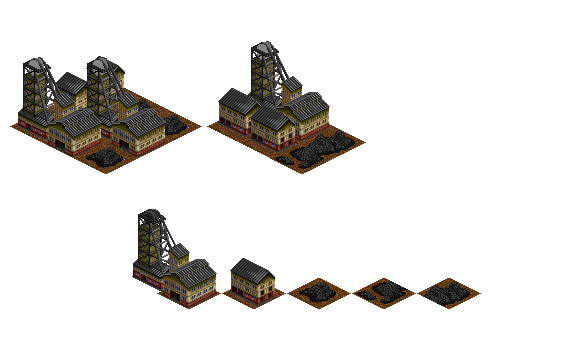
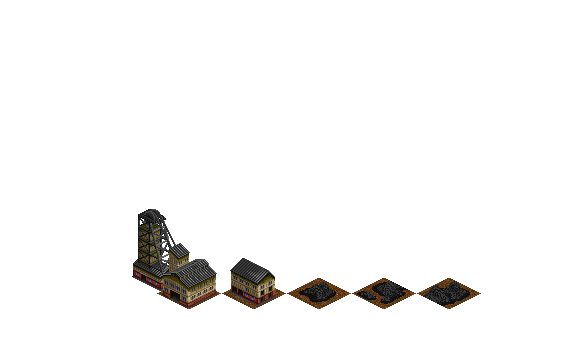
Revision of a layered 584 x 351 image; what changed, layer by layer:
hid "Layer 10" over [217, 89, 296, 153]
hid "test comp" over [10, 41, 366, 174]
